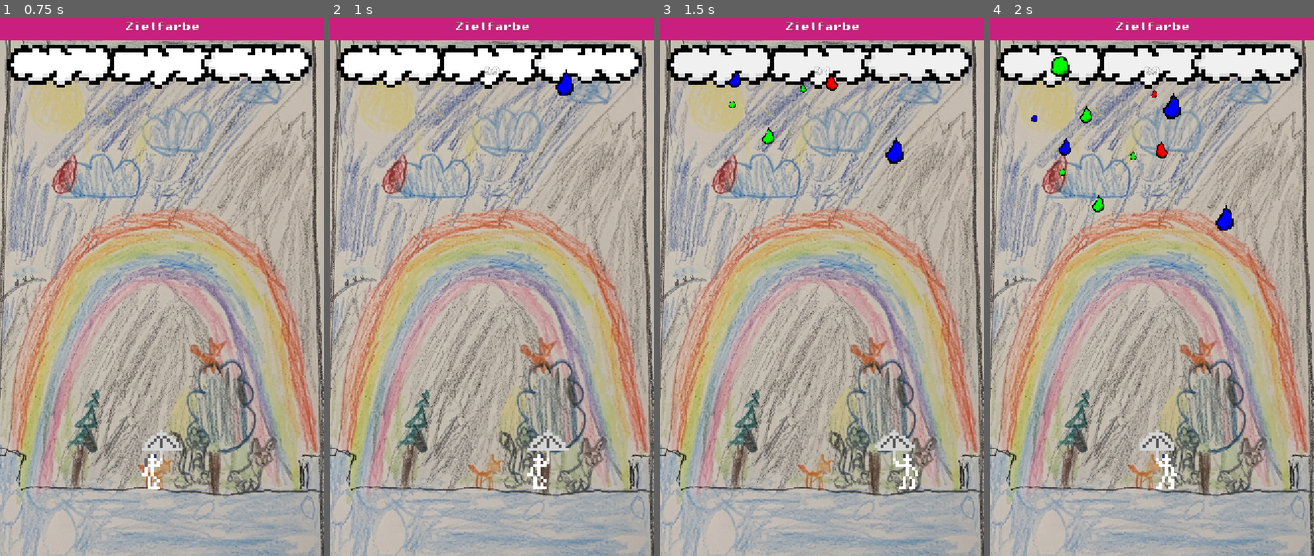
Above: before the commit, frames 1-4 (left to right).
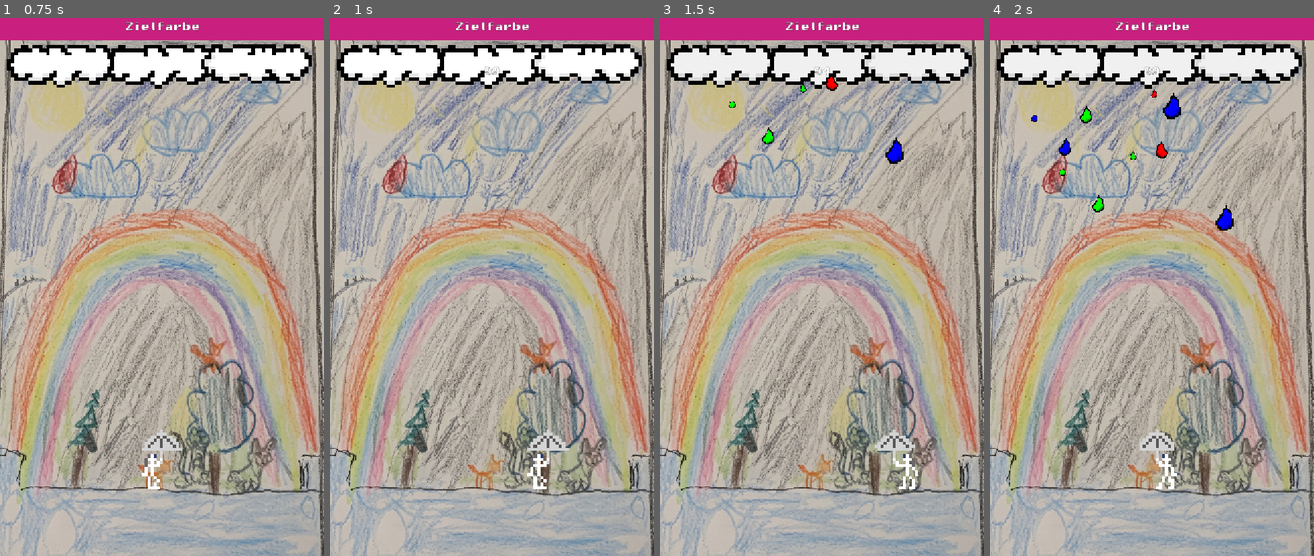
Above: after the commit, the same moments.

Repository: Gellardo/gamejam-farbe-bekennen
Game: Godot game, scene res://game.tscn
Two runs of this game, one before a commit and one after it. Both use one fixed random seed, a clock stepped at 60 frames per second and the inputs below. The engine's default icon, where the game draws it, is replaced by a stand-in: a white triangle on a blue panel in a dark square.
Inputs (mouse positions are in pixels of both pictures, inside the frame that each line leads up to):
- Up to frame 1 (0.75 s): tap Enter at 0.5 s; move the mouse to (233, 260) at 0.52 s; hold Right (right) from 0.53 s (still down); click (233, 260) at 0.67 s
- Up to frame 2 (1 s): keep holding Right (right)
- Up to frame 3 (1.5 s): release Right (right) at 1.25 s; drag from (757, 313) to (818, 71) at 1.27 s
- Up to frame 4 (2 s): no input

Frame 1 is identical in both runs. In frame 2, 0.2% of the frame differs, in the area x 69-76%, y 9-15%; in frame 3, less than 0.1%; in frame 4, 0.2%, in the area x 18-25%, y 7-11%.

Commit message:
Add in-game music and procedural rain noise

Diff:
--- a/cloud.tscn
+++ b/cloud.tscn
@@ -3,6 +3,7 @@
 [ext_resource type="Script" uid="uid://bciaft585egue" path="res://scripts/cloud.gd" id="1_b3oxr"]
 [ext_resource type="PackedScene" uid="uid://vmorvl1iwn58" path="res://tropfen.tscn" id="2_qaedo"]
 [ext_resource type="Texture2D" uid="uid://bgelq3xtc08my" path="res://assets/Cloud.png" id="3_qaedo"]
+[ext_resource type="Script" uid="uid://c32ave024ht45" path="res://scripts/rain_player.gd" id="3_sytix"]
 [ext_resource type="Texture2D" uid="uid://dr316j30evyyg" path="res://assets/Cloud2.png" id="4_fcyt7"]
 
 [sub_resource type="AtlasTexture" id="AtlasTexture_0us1v"]
@@ -19,6 +20,12 @@
 [node name="Cloud" type="Area2D" unique_id=281911265]
 script = ExtResource("1_b3oxr")
 projectile_scene = ExtResource("2_qaedo")
+
+[node name="AudioStreamPlayer" type="AudioStreamPlayer" parent="." unique_id=1356190495]
+script = ExtResource("3_sytix")
+rain_intensity = 0.5
+droplet_volume = 0.2
+drops_per_second = 20.0
 
 [node name="Timer" type="Timer" parent="." unique_id=770411149]
 autostart = true
--- a/game.tscn
+++ b/game.tscn
@@ -143,6 +143,7 @@
 
 [node name="HighScoreLabel" type="Label" parent="HUD/GameOverPopup/VBoxContainer" unique_id=347059998]
 layout_mode = 2
+theme_override_constants/line_spacing = 5
 text = "High Score:
 1
 2
--- /dev/null
+++ b/global_music.tscn
@@ -0,0 +1,11 @@
+[gd_scene format=3 uid="uid://vxj55hmtqpj2"]
+
+[ext_resource type="AudioStream" uid="uid://y67t8jx11tkr" path="res://assets/2019-12-09_-_Retro_Forest_-_David_Fesliyan.mp3" id="1_j0w4y"]
+
+[node name="GlobalMusic" type="Node2D" unique_id=1995927518]
+
+[node name="AudioStreamPlayer" type="AudioStreamPlayer" parent="." unique_id=969127795]
+process_mode = 3
+stream = ExtResource("1_j0w4y")
+volume_db = -10.4
+autoplay = true
--- a/project.godot
+++ b/project.godot
@@ -19,6 +19,7 @@
 
 GlobalHotkeys="*uid://488frxwshph0"
 ScoreManager="*uid://bv1wv88acet0i"
+GlobalMusic="*uid://vxj55hmtqpj2"
 
 [display]
 
--- /dev/null
+++ b/scripts/rain_player.gd
@@ -0,0 +1,89 @@
+# procedural_rain_player.gd
+extends AudioStreamPlayer
+
+@export_range(0.0, 1.0) var rain_intensity: float = 0.6
+@export_range(0.0, 2.0) var droplet_volume: float = 1.0
+# Number of droplet taps to target per second:
+@export var drops_per_second: float = 25.0
+
+var generator_playback: AudioStreamGeneratorPlayback
+var sample_rate: float = 44100.0
+
+# 3-pole pink noise filter for the continuous ambient rain
+var b0: float = 0.0
+var b1: float = 0.0
+var b2: float = 0.0
+
+class DropHit:
+    var amp: float = 0.0
+    var filter: float = 0.0
+    var cutoff: float = 0.3
+    var decay: float = 0.9992 # ~15-25 ms audible tap
+    var active: bool = false
+
+var active_drops: Array[DropHit] = []
+const MAX_CONCURRENT_DROPS: int = 16
+
+func _ready() -> void:
+    process_mode = Node.PROCESS_MODE_PAUSABLE
+
+    var stream_gen := AudioStreamGenerator.new()
+    stream_gen.mix_rate = sample_rate
+    stream_gen.buffer_length = 0.1
+    stream = stream_gen
+
+    for i in range(MAX_CONCURRENT_DROPS):
+        active_drops.append(DropHit.new())
+
+    play()
+    generator_playback = get_stream_playback() as AudioStreamGeneratorPlayback
+
+func _trigger_drop() -> void:
+    for drop in active_drops:
+        if not drop.active:
+            drop.active = true
+            drop.filter = 0.0
+            # Surface brightness (lower = dull mud thud, higher = crisp puddle splash)
+            drop.cutoff = randf_range(0.2, 0.45)
+            # Decay rate keeps it snappy without instant vanishing
+            drop.decay = randf_range(0.9988, 0.9994)
+            # Amplitude scaled by droplet volume
+            drop.amp = randf_range(0.3, 0.6) * droplet_volume
+            break
+
+func _process(_delta: float) -> void:
+    if not generator_playback:
+        return
+
+    var frames_to_fill: int = generator_playback.get_frames_available()
+
+    # Exact probability per sample frame based on target drops per second
+    var drop_prob: float = (drops_per_second * rain_intensity) / sample_rate
+
+    for _i in range(frames_to_fill):
+        var white: float = randf_range(-1.0, 1.0)
+
+        # 1. Continuous rain bed (smooth pink noise)
+        b0 = 0.99765 * b0 + white * 0.0990460
+        b1 = 0.96300 * b1 + white * 0.1963220
+        b2 = 0.57000 * b2 + white * 0.3326190
+        var rain_bed: float = (b0 + b1 + b2) * 0.04 * rain_intensity
+
+        # 2. Trigger individual drops based on per-second rate
+        if randf() < drop_prob:
+            _trigger_drop()
+
+        # 3. Sum active drop transients
+        var drops_sample: float = 0.0
+        for drop in active_drops:
+            if drop.active:
+                var drop_noise: float = randf_range(-1.0, 1.0)
+                drop.filter += (drop_noise - drop.filter) * drop.cutoff
+                drops_sample += drop.filter * drop.amp
+                drop.amp *= drop.decay
+
+                if drop.amp < 0.005:
+                    drop.active = false
+
+        var mixed: float = clampf(rain_bed + drops_sample, -1.0, 1.0)
+        generator_playback.push_frame(Vector2(mixed, mixed))
Not shown, added: assets/2019-12-09_-_Retro_Forest_-_David_Fesliyan.mp3.import
Not shown, added: scripts/rain_player.gd.uid
Not shown, added: assets/2019-12-09_-_Retro_Forest_-_David_Fesliyan.mp3
